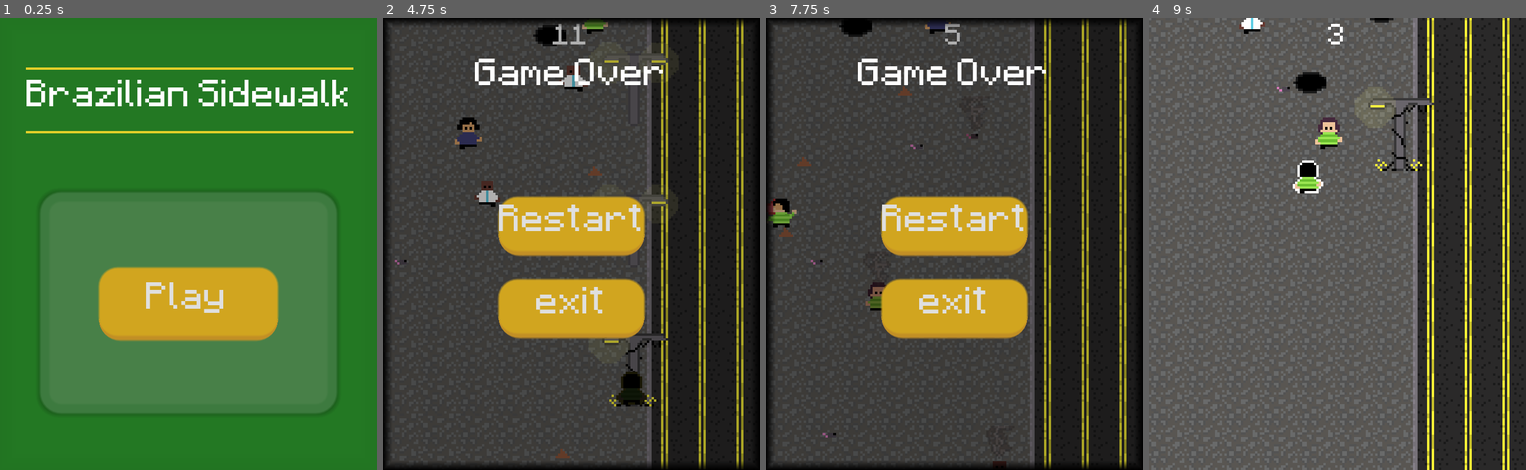
Above: before the commit, frames 1-4 (left to right).
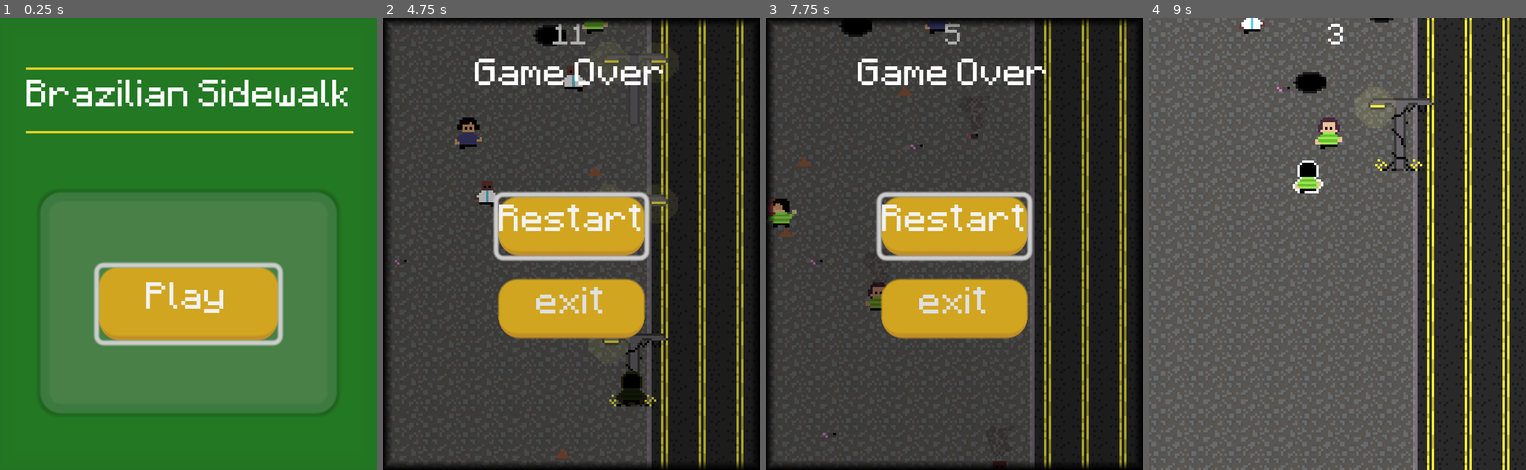
Above: after the commit, the same moments.

Repository: vitrolarium/brazilian-sidewalk
Game: Godot game, scene res://Objects/UI/main-menu.tscn
Same seed, same stepped clock (60 frames per second), same inputs: the game is played once before the commit and once after it.
Inputs:
- Up to frame 1 (0.25 s): no input
- Up to frame 2 (4.75 s): click "Play" at 0.5 s; hold D (move_right) 1.28-2.03 s; hold S (move_down) 2.03-2.78 s; hold D (move_right) 2.78-3.53 s; hold W (move_up) 3.53-4.28 s; hold A (move_left) from 4.28 s (still down)
- Up to frame 3 (7.75 s): release A (move_left) at 5 s; click "Restart" at 5 s; hold A (move_left) 5.78-6.53 s; hold S (move_down) 6.53-7.28 s; hold D (move_right) from 7.28 s (still down)
- Up to frame 4 (9 s): release D (move_right) at 8 s; click "Restart" at 8 s; hold W (move_up) from 8.78 s (still down)

The runs differ from the first frame. In frame 1, 1.8% of the frame differs, in the area x 24-76%, y 54-73%; in frame 2, 1.4%; in frame 3, 1.4%; in frame 4, nothing differs.
Error in both runs: Invalid access to property or key 'position' on a base object of type 'null instance'. (res://Objects/WalkingPeoples/walking-people-base.gd:40)

Commit message:
BRAZILIAN SIDEWALK OST!!!!!

Diff:
--- a/Objects/Scenes/Main.gd
+++ b/Objects/Scenes/Main.gd
@@ -26,10 +26,12 @@
 	is_game_over = true
 	$death_timer.start()
 	$score_timer.stop()
+	$music.stop()
 
 
 func _on_death_timer_timeout() -> void:
 	$GameOver.show()
+	$GameOver/Button.grab_focus()
 
 
 func _on_score_timer_timeout() -> void:
--- a/Objects/Scenes/Main.tscn
+++ b/Objects/Scenes/Main.tscn
@@ -7,6 +7,7 @@
 [ext_resource type="PackedScene" uid="uid://cyefu35yjq2b1" path="res://Objects/Props/prop-spawner.tscn" id="3_u11o0"]
 [ext_resource type="PackedScene" uid="uid://cfmrxvv3yuw68" path="res://Objects/UI/hud.tscn" id="6_8e0kt"]
 [ext_resource type="PackedScene" uid="uid://cvuh4x2tb8n06" path="res://Objects/UI/game-over.tscn" id="7_61no0"]
+[ext_resource type="AudioStream" uid="uid://brdgwqkpis74r" path="res://brazilian rush.mp3" id="8_v4xse"]
 
 [node name="Main" type="Node2D"]
 script = ExtResource("1_fmxtq")
@@ -44,6 +45,10 @@
 offset_right = 160.0
 offset_bottom = 192.0
 
+[node name="music" type="AudioStreamPlayer" parent="."]
+stream = ExtResource("8_v4xse")
+autoplay = true
+
 [connection signal="timeout" from="score_timer" to="." method="_on_score_timer_timeout"]
 [connection signal="timeout" from="death_timer" to="." method="_on_death_timer_timeout"]
 [connection signal="game_over" from="Player" to="." method="_on_player_game_over"]
--- a/Objects/UI/main-menu.gd
+++ b/Objects/UI/main-menu.gd
@@ -2,5 +2,8 @@
 
 @export var main_game : PackedScene
 
+func _ready() -> void:
+	$Panel/Button.grab_focus()
+
 func _on_button_pressed() -> void:
 	get_tree().change_scene_to_packed(main_game)
--- a/Objects/UI/main-menu.tscn
+++ b/Objects/UI/main-menu.tscn
@@ -1,8 +1,9 @@
-[gd_scene load_steps=6 format=3 uid="uid://c5j40cadxt4j"]
+[gd_scene load_steps=7 format=3 uid="uid://c5j40cadxt4j"]
 
 [ext_resource type="Theme" uid="uid://o7vaqhnt5s5i" path="res://Objects/UI/default_theme.tres" id="1_q30o6"]
 [ext_resource type="Script" path="res://Objects/UI/main-menu.gd" id="2_mdqvl"]
 [ext_resource type="PackedScene" uid="uid://biv4ggorh453n" path="res://Objects/Scenes/Main.tscn" id="3_3r00b"]
+[ext_resource type="AudioStream" uid="uid://bp08aspv4iosg" path="res://brazilian high.mp3" id="4_ahfrl"]
 
 [sub_resource type="StyleBoxFlat" id="StyleBoxFlat_j88m2"]
 bg_color = Color(0.137255, 0.470588, 0.137255, 1)
@@ -87,4 +88,8 @@
 grow_vertical = 2
 text = "Play"
 
+[node name="AudioStreamPlayer" type="AudioStreamPlayer" parent="."]
+stream = ExtResource("4_ahfrl")
+autoplay = true
+
 [connection signal="pressed" from="Panel/Button" to="." method="_on_button_pressed"]
--- a/project.godot
+++ b/project.godot
@@ -26,6 +26,14 @@
 
 [input]
 
+ui_accept={
+"deadzone": 0.5,
+"events": [Object(InputEventKey,"resource_local_to_scene":false,"resource_name":"","device":0,"window_id":0,"alt_pressed":false,"shift_pressed":false,"ctrl_pressed":false,"meta_pressed":false,"pressed":false,"keycode":4194309,"physical_keycode":0,"key_label":0,"unicode":4194309,"echo":false,"script":null)
+, Object(InputEventKey,"resource_local_to_scene":false,"resource_name":"","device":0,"window_id":0,"alt_pressed":false,"shift_pressed":false,"ctrl_pressed":false,"meta_pressed":false,"pressed":false,"keycode":4194310,"physical_keycode":0,"key_label":0,"unicode":4194310,"echo":false,"script":null)
+, Object(InputEventKey,"resource_local_to_scene":false,"resource_name":"","device":0,"window_id":0,"alt_pressed":false,"shift_pressed":false,"ctrl_pressed":false,"meta_pressed":false,"pressed":false,"keycode":32,"physical_keycode":0,"key_label":0,"unicode":32,"echo":false,"script":null)
+, Object(InputEventJoypadButton,"resource_local_to_scene":false,"resource_name":"","device":-1,"button_index":0,"pressure":0.0,"pressed":true,"script":null)
+]
+}
 move_up={
 "deadzone": 0.5,
 "events": [Object(InputEventKey,"resource_local_to_scene":false,"resource_name":"","device":-1,"window_id":0,"alt_pressed":false,"shift_pressed":false,"ctrl_pressed":false,"meta_pressed":false,"pressed":false,"keycode":0,"physical_keycode":87,"key_label":0,"unicode":119,"echo":false,"script":null)
Not shown: 1 places in Objects/Scenes/Main.tscn that only renumber resources
Not shown, added: brazilian high.mp3.import
Not shown, added: brazilian rush.mp3.import
Not shown, added: brazilian high.mp3
Not shown, added: brazilian rush.mp3
